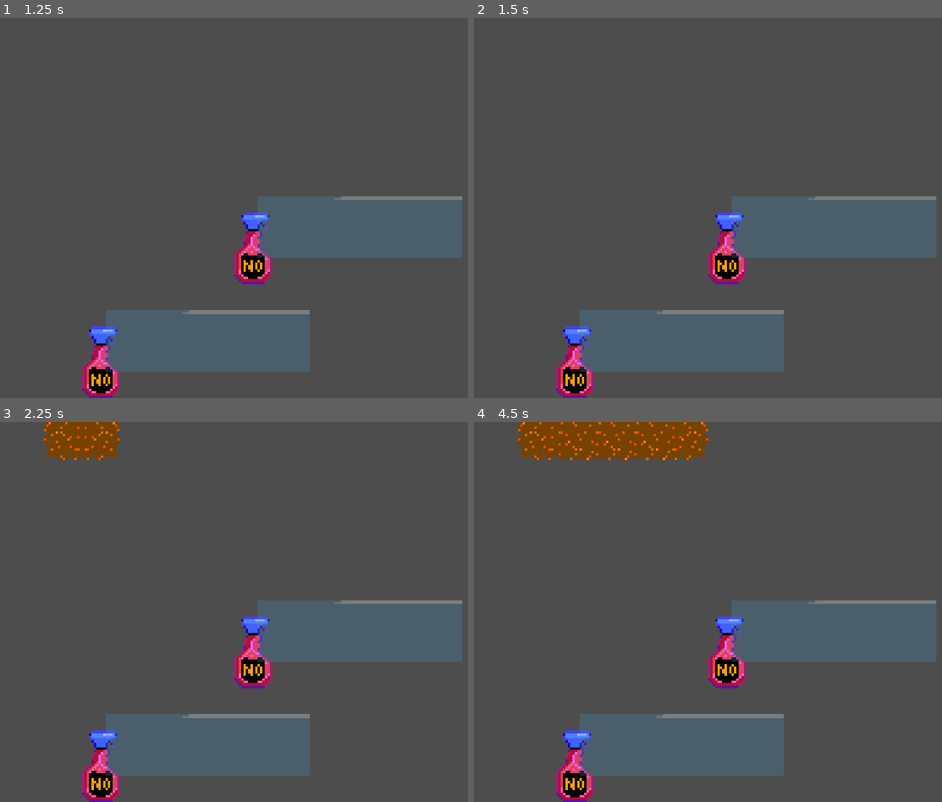
Above: before the commit, frames 1-4 (two rows, left to right).
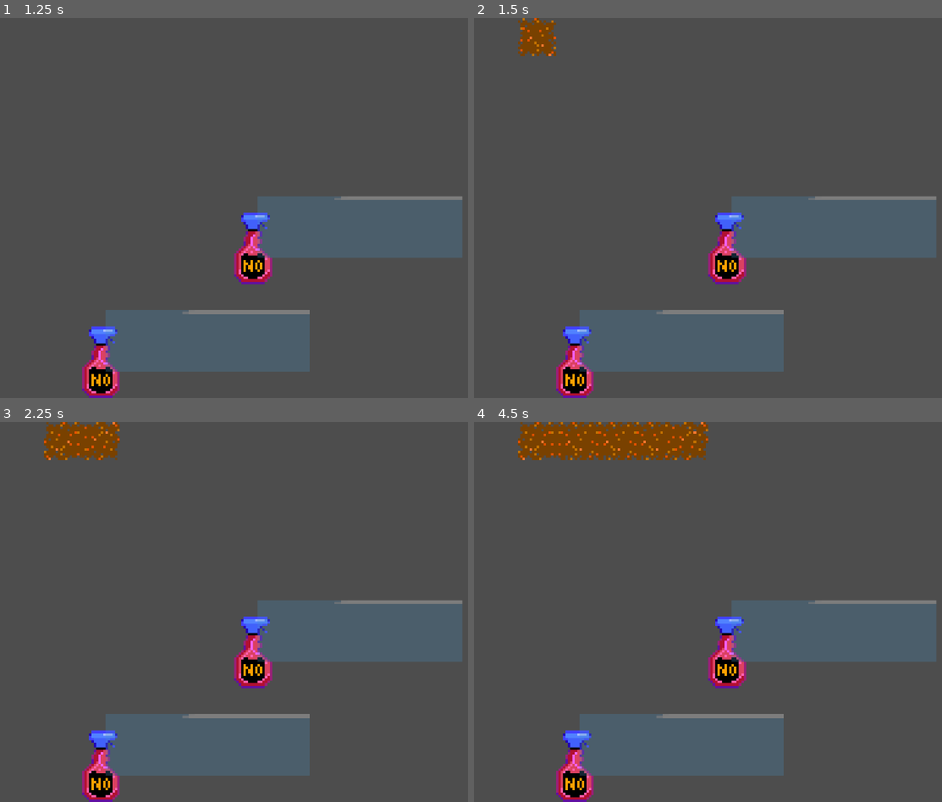
Above: after the commit, the same moments.

Repository: pmaitland/GGJ2026
Game: Godot game, scene res://scenes/main.tscn
The game is run twice, just before and just after one commit, with the same random seed, the same clock (stepped at 60 frames per second) and the same inputs. The engine's default icon, where the game draws it, is replaced by a stand-in: a white triangle on a blue panel in a dark square.
Inputs (mouse positions are in pixels of both pictures, inside the frame that each line leads up to):
- Up to frame 1 (1.25 s): tap Enter at 0.5 s; move the mouse to (23, 37) at 0.52 s; click (23, 37) at 0.67 s
- Up to frame 2 (1.5 s): tap Space at 1.25 s; move the mouse to (534, 37) at 1.27 s; click (534, 37) at 1.42 s
- Up to frame 3 (2.25 s): tap Enter at 2 s; move the mouse to (102, 441) at 2.02 s; click (102, 441) at 2.17 s
- Up to frame 4 (4.5 s): tap Space at 2.75, 4.25 s; move the mouse to (614, 441) at 2.77 s; click (614, 441) at 2.92 s; tap Enter at 3.5 s; move the mouse to (651, 441) at 3.52 s; click (651, 441) at 3.67 s; move the mouse to (689, 441) at 4.27 s; click (689, 441) at 4.42 s

Frame 1 is identical in both runs. In frame 2, 0.6% of the frame differs, in the area x 9-18%, y 0-11%; in frame 3, 0.3%; in frame 4, 0.5%.

Commit message:
all cinnanom

Diff:
--- a/mask/scripts/a_star.gd
+++ b/mask/scripts/a_star.gd
@@ -78,40 +78,3 @@
 	var current_cell_id: int = _a_star.get_closest_point(current_cell)
 	var path: PackedVector2Array = _a_star.get_point_path(current_cell_id, _goal_id)
 	return cell_to_global(path[1] if path.size() > 1 else path[0])
-
-
-func get_disabled_cell_neighbour_bitmask(cell: Vector2) -> String:
-	var bits: String = ""
-	if _a_star.is_point_disabled(_a_star.get_closest_point(Vector2(cell.x, cell.y-1), true)):
-		bits += "1"
-	else:
-		bits += "0"
-	if _a_star.is_point_disabled(_a_star.get_closest_point(Vector2(cell.x+1, cell.y-1), true)):
-		bits += "1"
-	else:
-		bits += "0"
-	if _a_star.is_point_disabled(_a_star.get_closest_point(Vector2(cell.x+1, cell.y), true)):
-		bits += "1"
-	else:
-		bits += "0"
-	if _a_star.is_point_disabled(_a_star.get_closest_point(Vector2(cell.x+1, cell.y+1), true)):
-		bits += "1"
-	else:
-		bits += "0"
-	if _a_star.is_point_disabled(_a_star.get_closest_point(Vector2(cell.x, cell.y+1), true)):
-		bits += "1"
-	else:
-		bits += "0"
-	if _a_star.is_point_disabled(_a_star.get_closest_point(Vector2(cell.x-1, cell.y+1), true)):
-		bits += "1"
-	else:
-		bits += "0"
-	if _a_star.is_point_disabled(_a_star.get_closest_point(Vector2(cell.x-1, cell.y), true)):
-		bits += "1"
-	else:
-		bits += "0"
-	if _a_star.is_point_disabled(_a_star.get_closest_point(Vector2(cell.x-1, cell.y-1), true)):
-		bits += "1"
-	else:
-		bits += "0"
-	return bits
--- a/mask/scripts/grid.gd
+++ b/mask/scripts/grid.gd
@@ -87,16 +87,16 @@
 	_update_cinnamon(cell)
 	if cell.y > 0:
 		_update_cinnamon(Vector2(cell.x, cell.y-1))
-	if cell.y < height-2:
+	if cell.y < height-1:
 		_update_cinnamon(Vector2(cell.x, cell.y+1))
-	if cell.x < width-2:
+	if cell.x < width-1:
 		_update_cinnamon(Vector2(cell.x+1, cell.y))
-		if cell.y < height-2:
+		if cell.y < height-1:
 			_update_cinnamon(Vector2(cell.x+1, cell.y+1))
 		if cell.y > 0:
 			_update_cinnamon(Vector2(cell.x+1, cell.y-1))
 	if cell.x > 0:
-		if cell.y < height-2:
+		if cell.y < height-1:
 			_update_cinnamon(Vector2(cell.x-1, cell.y+1))
 		_update_cinnamon(Vector2(cell.x-1, cell.y))
 		if cell.y > 0:
@@ -105,11 +105,11 @@
 
 func _update_cinnamon(cell: Vector2) -> void:
 	if cinnamon != null and AStar.is_disabled(cell):
-		var n: bool = AStar.is_disabled(Vector2(cell.x, cell.y-1))
-		var s: bool = AStar.is_disabled(Vector2(cell.x, cell.y+1))
-		var e: bool = AStar.is_disabled(Vector2(cell.x+1, cell.y))
-		var w: bool = AStar.is_disabled(Vector2(cell.x-1, cell.y))
-		var sprite_cell: Vector2 = Vector2(3, 1)
+		var n: bool = cell.y > 0 and AStar.is_disabled(Vector2(cell.x, cell.y-1))
+		var s: bool = cell.y < AStar.height - 1 and AStar.is_disabled(Vector2(cell.x, cell.y+1))
+		var e: bool = cell.x < AStar.width - 1 and AStar.is_disabled(Vector2(cell.x+1, cell.y))
+		var w: bool = cell.x > 0 and AStar.is_disabled(Vector2(cell.x-1, cell.y))
+		var sprite_cell: Vector2 = Vector2(1, 3)
 		if n:
 			if e:
 				if s:
@@ -129,7 +129,7 @@
 			elif w:
 				sprite_cell = Vector2(2, 2)
 			else:
-				pass
+				sprite_cell = Vector2(4, 3)
 		elif e:
 			if s:
 				if w:
@@ -139,12 +139,12 @@
 			elif w:
 				sprite_cell = Vector2(1, 0)
 			else:
-				pass
+				sprite_cell = Vector2(3, 3)
 		elif s:
 			if w:
 				sprite_cell = Vector2(2, 0)
 			else:
-				pass
+				sprite_cell = Vector2(5, 3)
 		elif w:
-			pass
+			sprite_cell = Vector2(6, 3)
 		cinnamon.set_cell(cell, 0, sprite_cell)
--- a/mask/sprites/cinnamon/cinnamon.tres
+++ b/mask/sprites/cinnamon/cinnamon.tres
@@ -12,7 +12,6 @@
 6:0/0 = 0
 0:1/0 = 0
 2:1/0 = 0
-3:1/0 = 0
 4:1/0 = 0
 5:1/0 = 0
 6:1/0 = 0
@@ -22,6 +21,11 @@
 4:2/0 = 0
 5:2/0 = 0
 6:2/0 = 0
+1:3/0 = 0
+3:3/0 = 0
+4:3/0 = 0
+5:3/0 = 0
+6:3/0 = 0
 
 [resource]
 sources/0 = SubResource("TileSetAtlasSource_ro3w2")
Not shown, added: mask/sprites/spray/spray-ray.png.import
